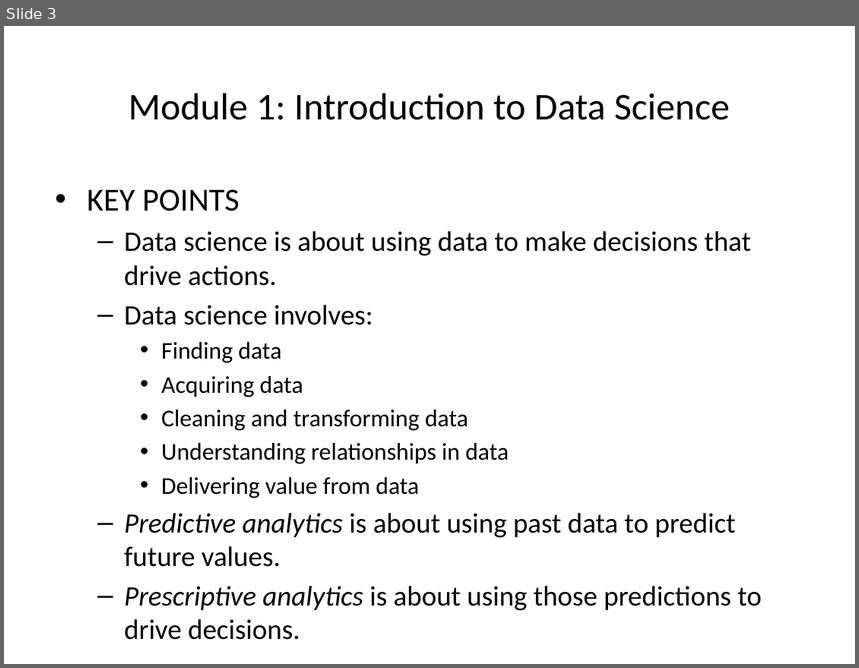
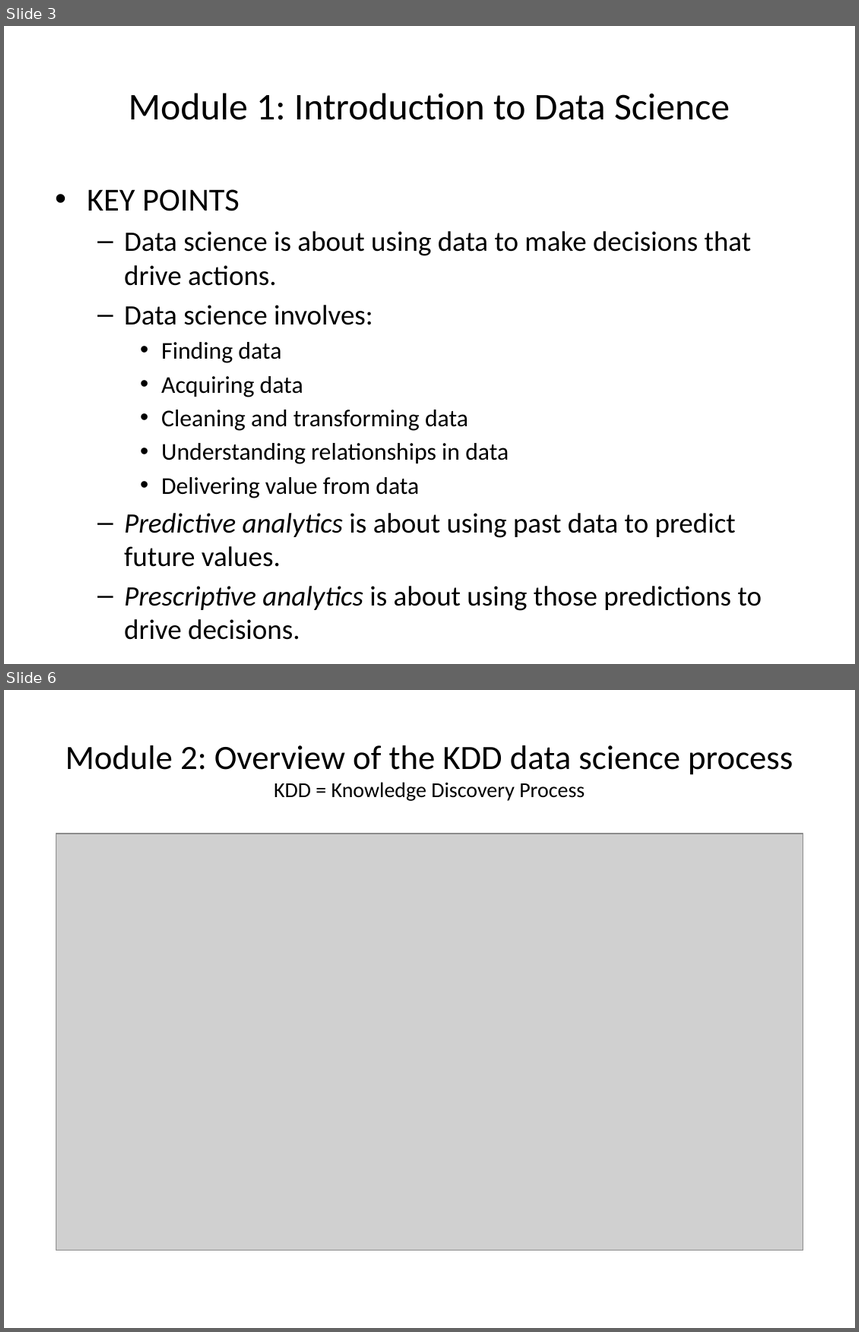
Before and after one commit to mmasloub/Microsoft--DAT203x-Data-Science-and-Machine-Learning-Essentials, a slide deck: Module 1.pptx. Shown one above the other, each under a label of ours: slide 3 before the commit, slides 3 and 6 after it; the slides between them are not shown. The pictures are 859x668 and 859x1332 pixels, drawn with LibreOffice and Linux fonts; fonts in the diff are those of the drawing; grey boxes stand for pictures. Boxes give left, top, right and bottom in pixels: in the first picture for what was removed or moved away, otherwise in the second. Text is boxed around its words. In the diff, an @@ line names an element or a change of style, - is before the commit and + after.

Commit message:
Module 1 - Chapter 2

```diff
--- a/Module 1.pptx
+++ b/Module 1.pptx
@@ slide 6 added at <box>4,690,855,1328</box>, background #FFFFFF @@
@@ title added at <box>66,745,793,801</box>, 28.8 pt, text #000000 @@
+Module 2: Overview of the KDD data science process
+KDD = Knowledge Discovery Process
@@ picture added at <box>56,834,804,1251</box> @@
```
Also in this commit, not shown: 4 other slides added.
